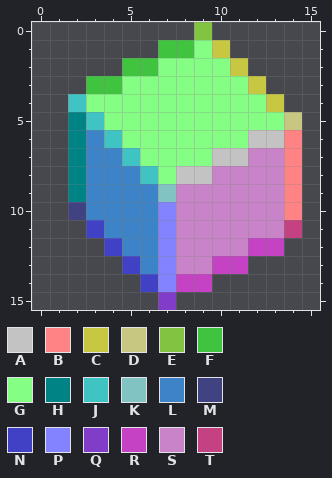
File history of a pixel-art sprite, build/bin/sprites/player_idle_normalmap.png. The picture above was drawn from the file before the commit.
The file is 16x16 pixels. Colours within 5 levels of each other are drawn and written as one.
Palette (. is transparent): A #c4c3c3  B #ff8384  C #c7c742  D #c8c782  E #82c442  F #40c33e  G #84ff84  H #008384  J #3fc3c3  K #81c3c3  L #3c83c8  M #414282  N #4141c5  P #8382ff  Q #813dc7  R #c542c5  S #c983c8  T #c44282
Pixels before, first column x 2:
 0 .......E.....
 1 .....FFGC....
 2 ...FFGGGGC...
 3 .FFGGGGGGGC..
 4 JGGGGGGGGGGC.
 5 HJGGGGGGGGGGD
 6 HLJGGGGGGGAAB
 7 HLLJGGGGAASSB
 8 HLLLJGAASSSSB
 9 HLLLLKSSSSSSB
10 MLLLLPSSSSSSB
11 .NLLLPSSSSSST
12 ..NLLPSSSSRR.
13 ...NLPSSRR...
14 ....NPRR.....
15 .....Q.......
The result:
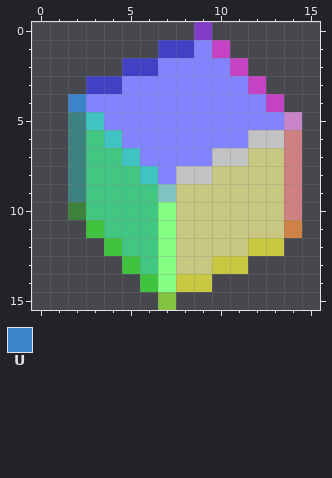
Colours new in this view: U #3c83c8
Edits made:
colour B: #ff8384 -> #cf8181
colour C: #c7c742 -> #c542c5
colour D: #c8c782 -> #c983c8
colour E: #82c442 -> #813dc7
colour F: #40c33e -> #4141c5
colour G: #84ff84 -> #8382ff
colour H: #008384 -> #3d8181
colour L: #3c83c8 -> #41c782
colour M: #414282 -> #3d813d
colour N: #4141c5 -> #40c33e
colour P: #8382ff -> #84ff84
colour Q: #813dc7 -> #82c442
colour R: #c542c5 -> #c7c742
colour S: #c983c8 -> #c8c782
colour T: #c44282 -> #cf8146
y 4: x 2 J -> U
